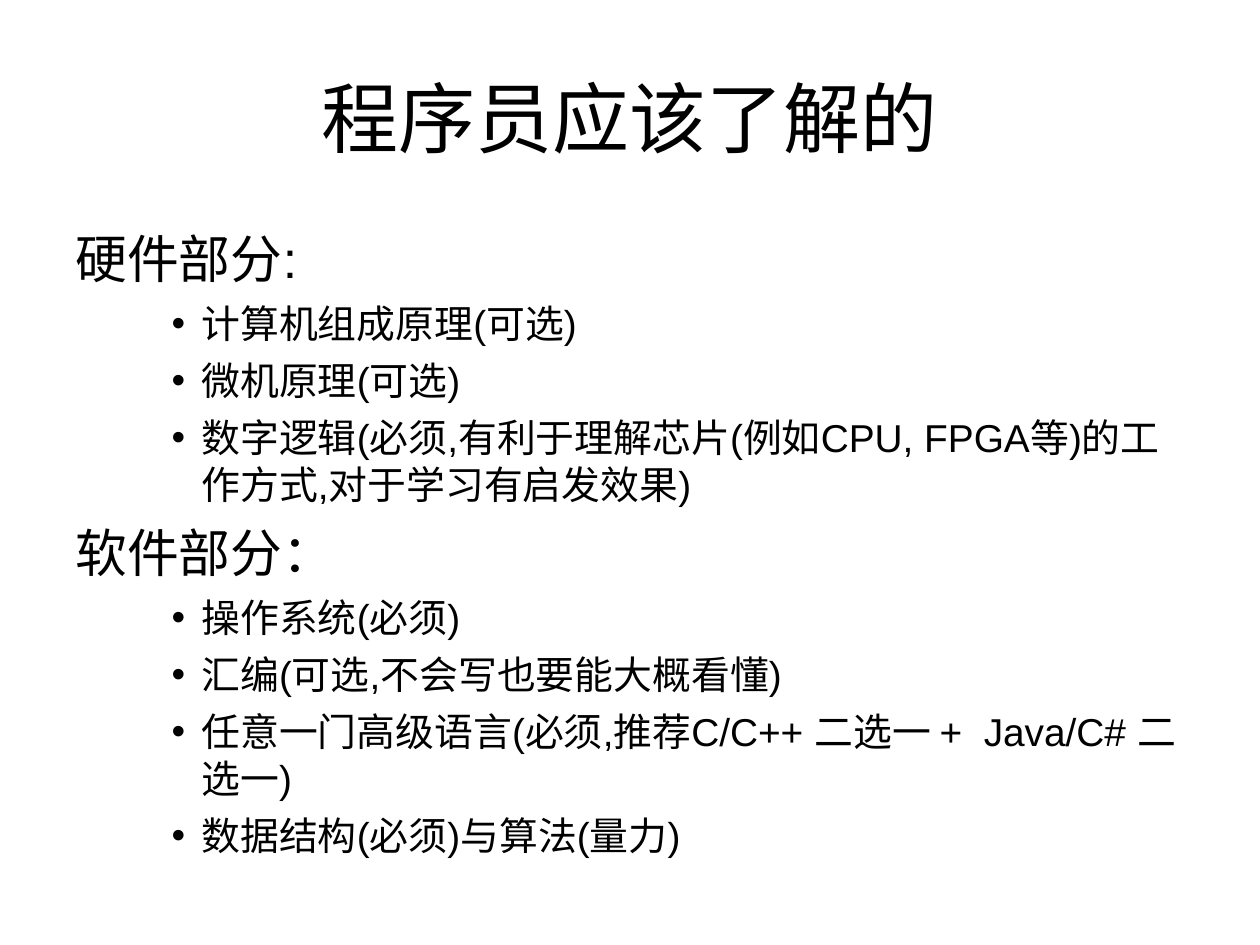
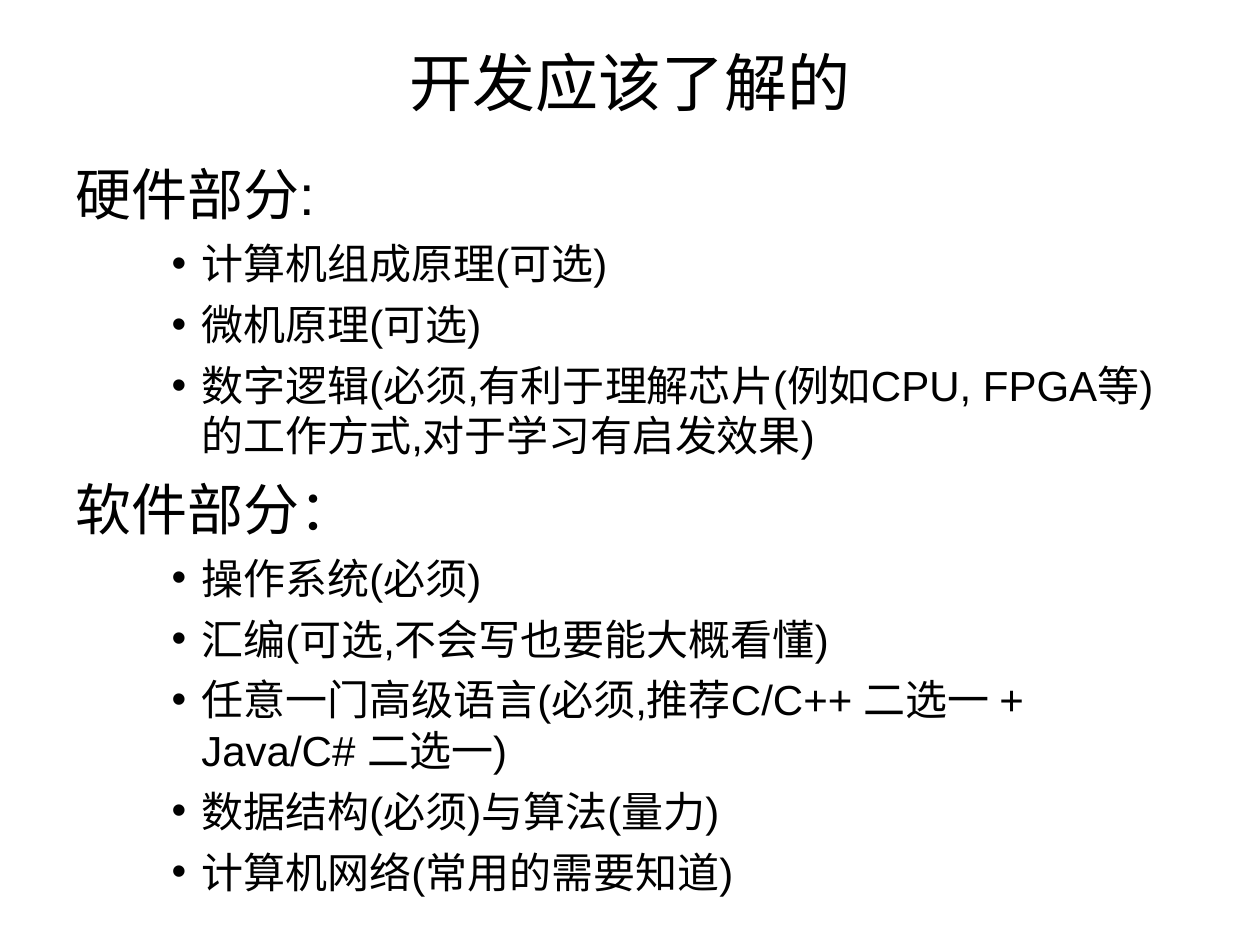
Before and after one commit to KuzuryuYaichi/Speach, a slide deck: slide 3 of 讲课/jk.ppt. Drawn at 1260x945 pixels with LibreOffice and Linux fonts; fonts in the diff are those of the drawing. Boxes give left, top, right and bottom in pixels: in the first picture for what was removed or moved away, otherwise in the second. Text is boxed around its words. In the diff, an @@ line names an element or a change of style, - is before the commit and + after.

```diff
--- a/讲课/jk.ppt
+++ b/讲课/jk.ppt
@@ title at [410, 52, 851, 112]: text changed; size 44 to 36 pt @@
-程序员应该了解的
+开发应该了解的
@@ text "硬件部分:": place and size @@
-text "硬件部分:" at [75, 234, 1176, 858]
+text "硬件部分:" at [75, 168, 1153, 897]
@@ text at [75, 168, 1153, 836]: size 29.6 to 32 pt in "硬件部分:", "软件部分："; size 22.2 to 24 pt in "计算机组成原理(可选)", "微机原理(可选)", "数字逻辑(必须,有利于理解芯片(例如CPU, FPGA等)的工作方式,对于学习有启发效果)", "操作系统(必须)" and 3 more places @@
@@ text at [201, 852, 733, 897]: paragraph added @@
+    • 计算机网络(常用的需要知道)
```
Also in this commit, not shown: 3 other slides changed, 19 slides added, 2 slides removed, 3 other files.
